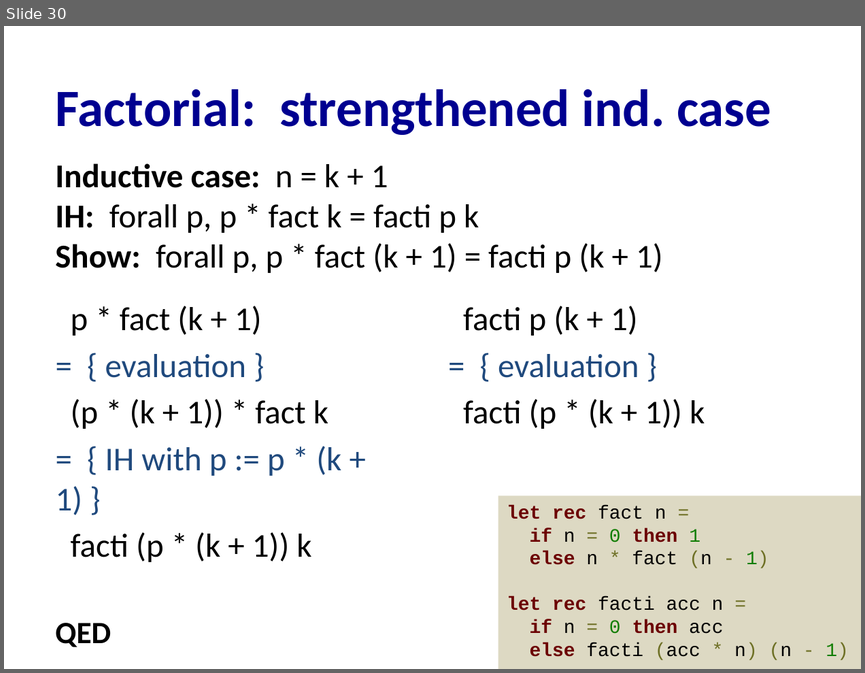
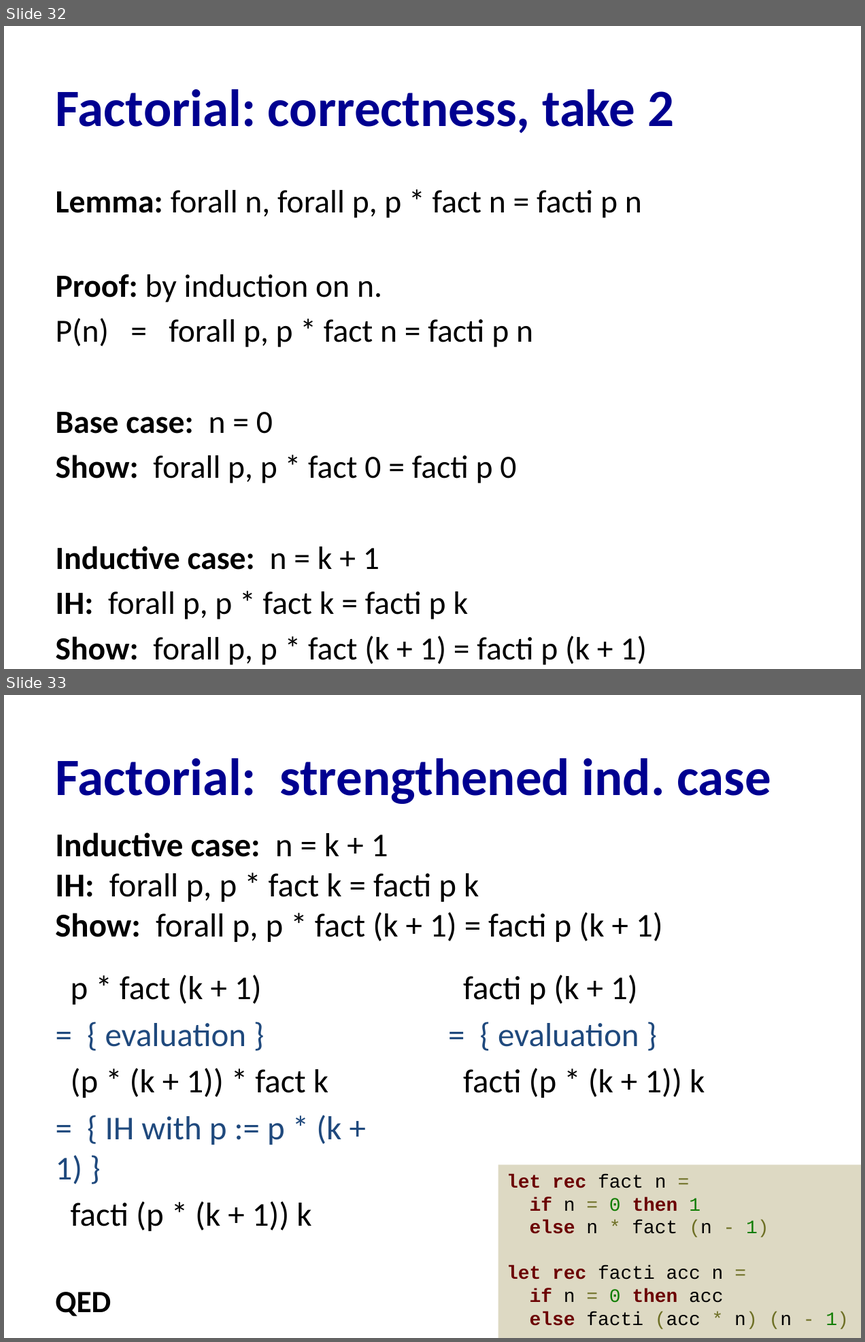
Before and after one commit to cs3110/materials-2019fa, a slide deck: 20-proofs/lec.pptx. Shown one above the other, each under a label of ours: slide 30 before the commit, slides 32 and 33 after it. The pictures are 865x673 and 865x1342 pixels, drawn with LibreOffice and Linux fonts; fonts in the diff are those of the drawing. Boxes give left, top, right and bottom in pixels: in the first picture for what was removed or moved away, otherwise in the second. Text is boxed around its words. In the diff, an @@ line names an element or a change of style, - is before the commit and + after.

```diff
--- a/20-proofs/lec.pptx
+++ b/20-proofs/lec.pptx
@@ slide 32 added at [4,26,861,669], background #FFFFFF @@
@@ title added at [56,89,674,133], 44 pt, text #000090, bold @@
+Factorial: correctness, take 2
@@ text added at [56,190,647,665], 27.2 pt, text #000000 @@
+Lemma: forall n, forall p, p * fact n = facti p n
+Proof: by induction on n.
+P(n) = forall p, p * fact n = facti p n
+Base case: n = 0
+Show: forall p, p * fact 0 = facti p 0
+Inductive case: n = k + 1
+IH: forall p, p * fact k = facti p k
+Show: forall p, p * fact (k + 1) = facti p (k + 1)
@@ what was slide 30 is now slide 33 @@
```
Also in this commit, not shown: 10 slides changed, 3 other slides added, 1 other file.
